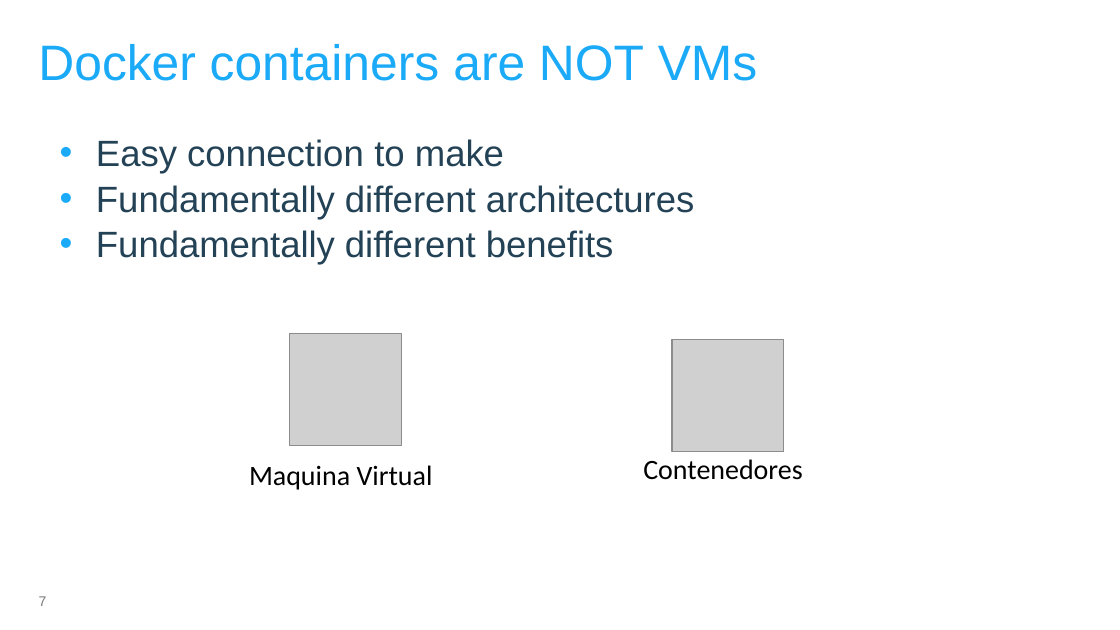
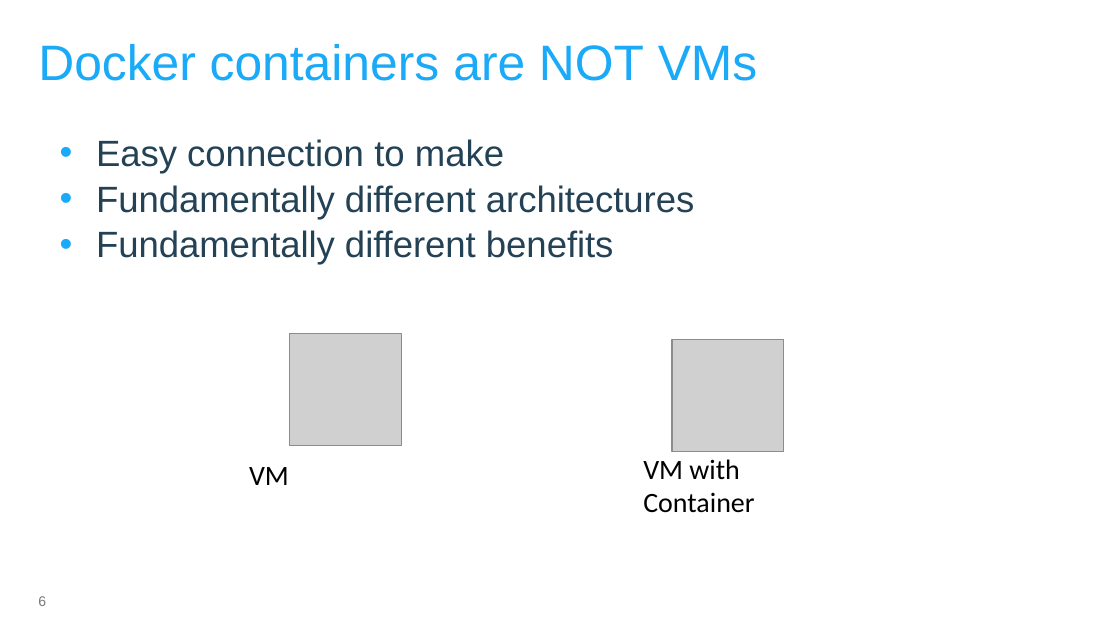
Before and after one commit to falcon-sky/containerization, a slide deck: slide 6 of Docker/Day1/docker_understanding.pptx (slide 7 before the commit). Drawn at 1120x630 pixels with LibreOffice and Linux fonts; fonts in the diff are those of the drawing; grey boxes stand for pictures; background and template pictures are left out. Boxes give left, top, right and bottom in pixels: in the first picture for what was removed or moved away, otherwise in the second. Text is boxed around its words. In the diff, an @@ line names an element or a change of style, - is before the commit and + after.

Commit message:
training docker

```diff
--- a/Docker/Day1/docker_understanding.pptx
+++ b/Docker/Day1/docker_understanding.pptx
@@ text at bbox=[249, 467, 289, 485]: text changed @@
-Maquina Virtual
+VM
@@ text removed at bbox=[643, 459, 802, 480] @@
-Contenedores
@@ text added at bbox=[643, 459, 754, 513], 18 pt, text #000000 @@
+VM with Container
@@ page number added at bbox=[38, 596, 46, 606], 9 pt, text #797979 @@
+6
@@ page number removed at bbox=[39, 596, 47, 606] @@
-7
```
Also in this commit, not shown: 20 other slides changed, 1 slide added, 1 slide removed, 16 other files.
